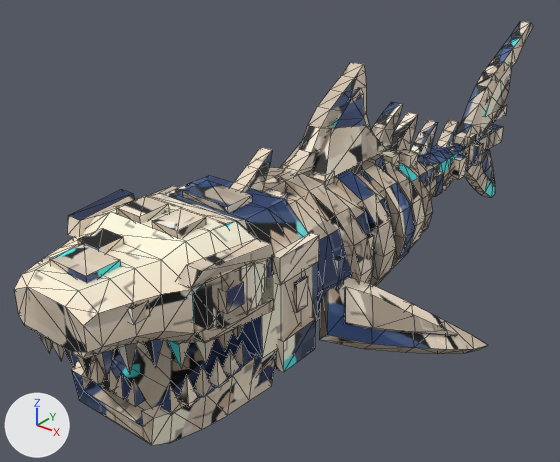
Renders of the FBX model assets/SkeletalShark/fbx/SkeletalShark_Walk.fbx from each side of a commit.
Before and after are seen from a camera (50 mm lens) standing at (0.0734, -0.1181, 0.0794) and looking at (-0.0099, -0.0139, 0.0148). The axes (+X, +Y, +Z) are drawn at lower left. The lights are the same throughout. The picture after the commit comes second. Mesh edges are drawn as thin lines. Where no turn or scale is listed for an object, it has been applied to the vertices.

Names of what the first picture shows: 'SkeletalShark'.
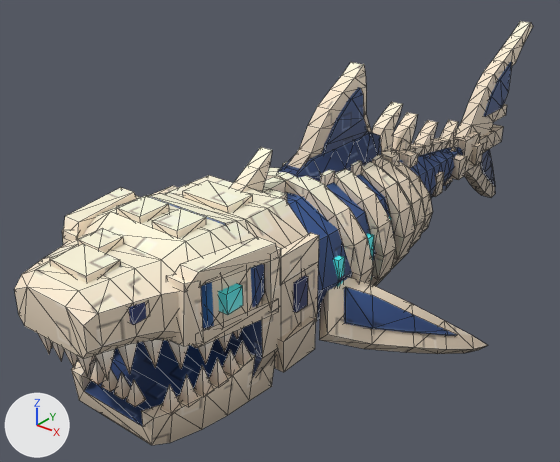
Where the change shows, as pixel boxes (x1, y1, x2, y2) in the pictures (560 x 462 px; the box of a moved part takes in the faces that stretch with it):
part 1 of me_skeletalshark, added
    after: (263, 246, 281, 312)
part 2 of me_skeletalshark, added (cyan)
    after: (218, 283, 243, 315)
part 3 of me_skeletalshark, added
    after: (455, 128, 480, 172)
part 4 of me_skeletalshark, rebuilt
    before: (177, 239, 275, 289)
    after: (174, 237, 277, 286)
part 5 of me_skeletalshark, rebuilt (7% wider, 6% taller)
    before: (68, 190, 135, 238)
    after: (64, 187, 136, 238)
part 6 of me_skeletalshark, rebuilt
    before: (194, 298, 274, 343)
    after: (191, 301, 279, 348)
part 7 of me_skeletalshark, added (blue)
    after: (278, 132, 382, 182)
part 8 of me_skeletalshark, deleted
    before: (219, 280, 244, 314)
part 9 of me_skeletalshark, moved or reshaped
    before: (280, 125, 453, 181)
    after: (302, 126, 462, 166)
part 10 of me_skeletalshark, added
    after: (62, 228, 204, 346)
part 11 of me_skeletalshark, surface changed
    both: (19, 21, 533, 445)

The change, as a list of edits to the scene's bpy script:
```text
Change me_skeletalshark:
    used by ob_skeletalshark; location = (0.0, 0.0, 0.0)
    remove me_skeletalshark.from_pydata(...)  # 1622 vertices, 2838 faces; spans x -0.0317..0.0317, y -0.072..0.0708, z 0.0003..0.0468
    add me_skeletalshark.from_pydata(...)  # 1726 vertices, 3026 faces; spans x -0.0317..0.0317, y -0.072..0.0708, z 0.0003..0.0468
    me_skeletalshark part 1: a new loose piece, a box spanning x 0.0123..0.0154, y -0.0476..-0.0453, z 0.0228..0.0318, in mat_m_skeletalshark
    me_skeletalshark part 2: a new loose piece, a box spanning x 0.0126..0.0148, y -0.0556..-0.0526, z 0.0261..0.0291, in mat_m_skeletalshark
    me_skeletalshark part 3: a new loose piece, a box spanning x -0.0028..0.0028, y 0.0366..0.0438, z 0.0141..0.0219, in mat_m_skeletalshark
    me_skeletalshark part 4: the loose piece of 8 vertices spanning x 0.0095..0.015, y -0.0594..-0.0462, z 0.0307..0.033 is rebuilt with 8 vertices and now spans x 0.0089..0.0154, y -0.0603..-0.0459, z 0.0306..0.0331
    me_skeletalshark part 5: the loose piece of 8 vertices spanning x -0.015..-0.0095, y -0.0594..-0.0462, z 0.0307..0.033 is rebuilt with 8 vertices and now spans x -0.0154..-0.0089, y -0.0603..-0.0459, z 0.0306..0.0331
    me_skeletalshark part 6: the loose piece of 8 vertices spanning x 0.01..0.0148, y -0.0588..-0.0462, z 0.0223..0.024 is rebuilt with 8 vertices and now spans x 0.0095..0.0154, y -0.0594..-0.0459, z 0.022..0.0241
    me_skeletalshark part 7: a new loose piece of 36 vertices spanning x -0.0041..0.0041, y -0.0243..0.0012, z 0.027..0.0339, in mat_m_skeletalshark
    me_skeletalshark part 8: the loose piece of 8 vertices spanning x 0.0132..0.0146, y -0.0555..-0.0522, z 0.0261..0.0294 is deleted
    me_skeletalshark part 9: 19 vertices moved from x -0.0015..0.0015, y 0.0009..0.0462, z 0.0138..0.03 to x -0.0015..0.0015, y 0.0009..0.0468, z 0.0162..0.0245; 29 vertices removed from x -0.0048..0.0048, y -0.0264..0.0462, z 0.0167..0.0378; 57 vertices added at x -0.0019..0.0019, y -0.0264..0.051, z 0.0167..0.0282
    me_skeletalshark part 10: 16 vertices added at x -0.0133..0.0133, y -0.0609..-0.0586, z 0.0228..0.0318
    me_skeletalshark part 11: 2557 kept faces spanning x -0.0317..0.0317, y -0.072..0.0708, z 0.0003..0.0468 get new texture (UV) coordinates
    other edits to the shape of me_skeletalshark do not show in these pictures
```
